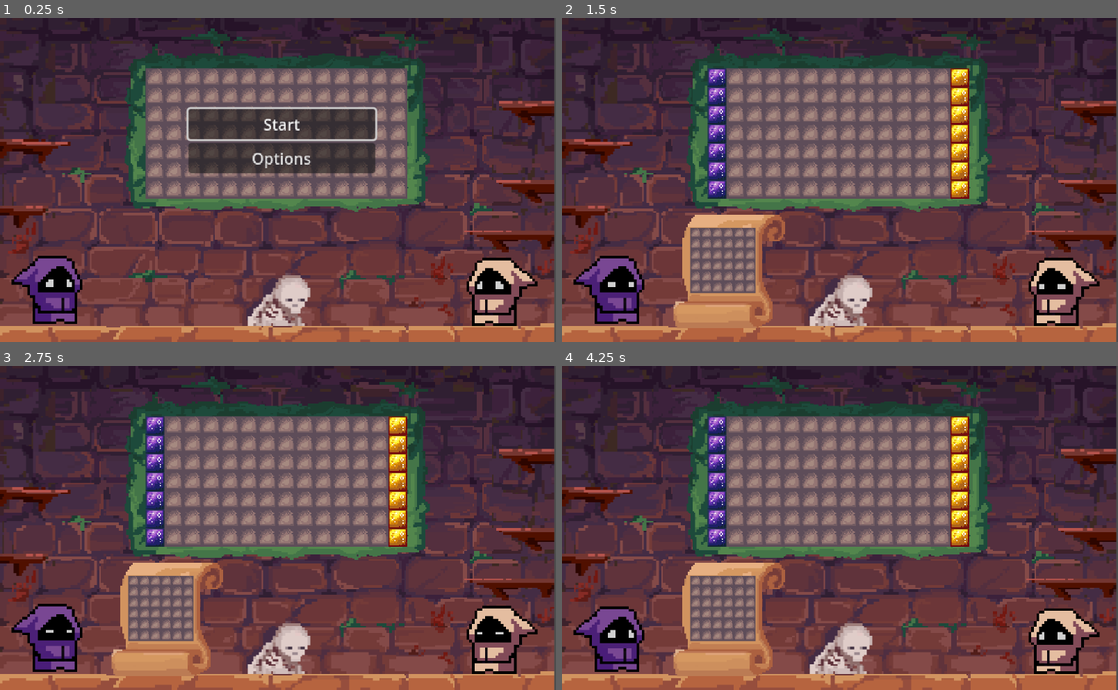
Above: before the commit, frames 1-4 (two rows, left to right).
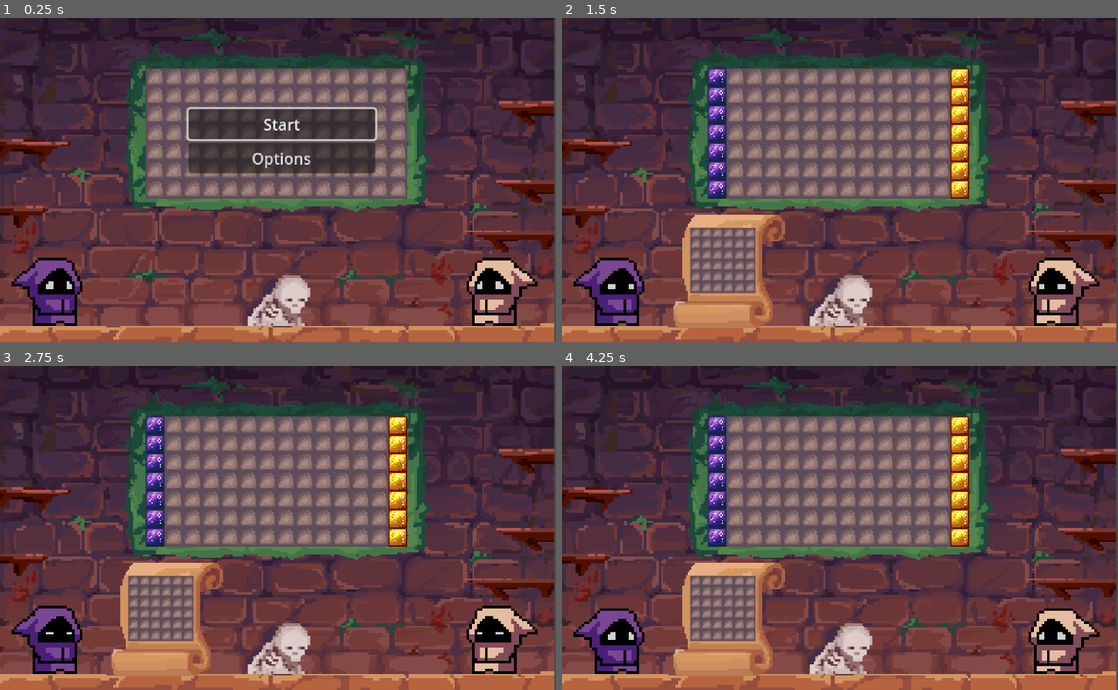
Above: after the commit, the same moments.

Repository: Coffin-Likker/tetrarcana
Game: Godot game, scene res://scenes/main.tscn
Same seed, same stepped clock (60 frames per second), same inputs: the game is played once before the commit and once after it.
Inputs (mouse positions are in pixels of both pictures, inside the frame that each line leads up to):
- Up to frame 1 (0.25 s): no input
- Up to frame 2 (1.5 s): click "Start" at 0.5 s; tap Enter (place_piece) at 1.25, 1.35 s; move the mouse to (962, 163) at 1.27 s; hold Right (ui_right) from 1.28 s (still down); click (962, 163) at 1.42 s
- Up to frame 3 (2.75 s): move the mouse to (166, 544) at 2.02 s; release Right (ui_right) at 2.03 s; hold Down (ui_down) from 2.03 s (still down); tap E (rotate_clockwise) at 2.1 s
- Up to frame 4 (4.25 s): move the mouse to (895, 456) at 2.77 s; release Down (ui_down) at 2.78 s; hold Right (ui_right) 2.78-3.53 s; tap Q (rotate_counterclockwise) at 2.85 s; move the mouse to (812, 592) at 3.52 s; hold Up (ui_up) from 3.53 s (still down); tap R at 3.6 s; click (812, 592) at 3.67 s

The runs differ from the first frame. In frame 1, 0.7% of the frame differs, in the area x 2-15%, y 73-96%; in frame 2, 0.7%; in frame 3, 0.7%; in frame 4, 0.7%, in the area x 2-15%, y 74-96%.

Commit message:
Put shadow player on ground

Diff:
--- a/scenes/main.tscn
+++ b/scenes/main.tscn
@@ -187,7 +187,7 @@
 scale = Vector2(2.7, 2.7)
 
 [node name="ShadowCharacter" parent="." instance=ExtResource("16_bky40")]
-position = Vector2(50, 276)
+position = Vector2(50, 278)
 scale = Vector2(2.7, 2.7)
 
 [node name="Camera2D" type="Camera2D" parent="."]
